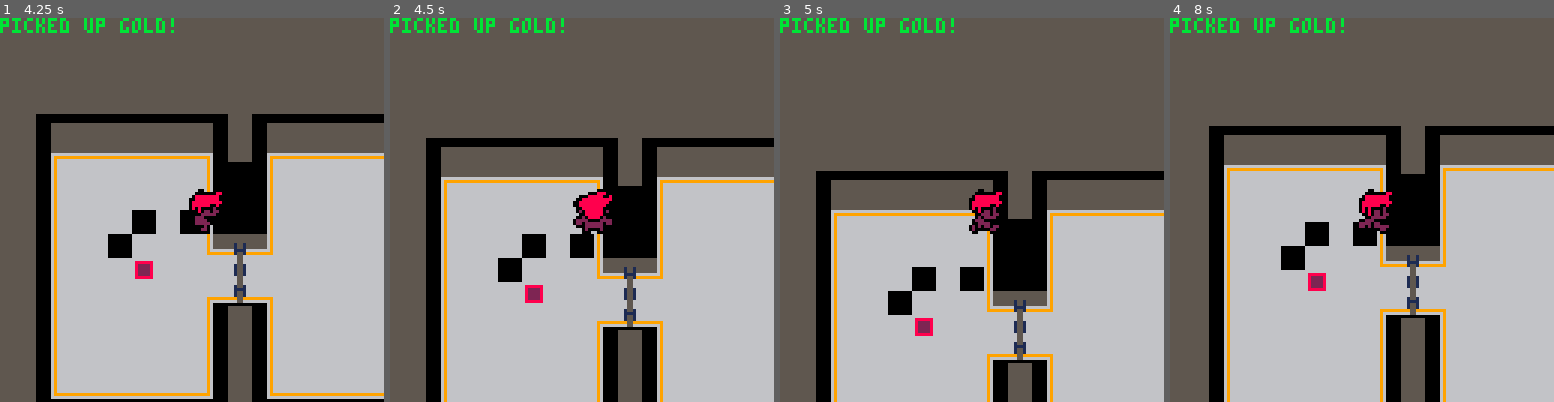
Above: before the commit, frames 1-4 (left to right).
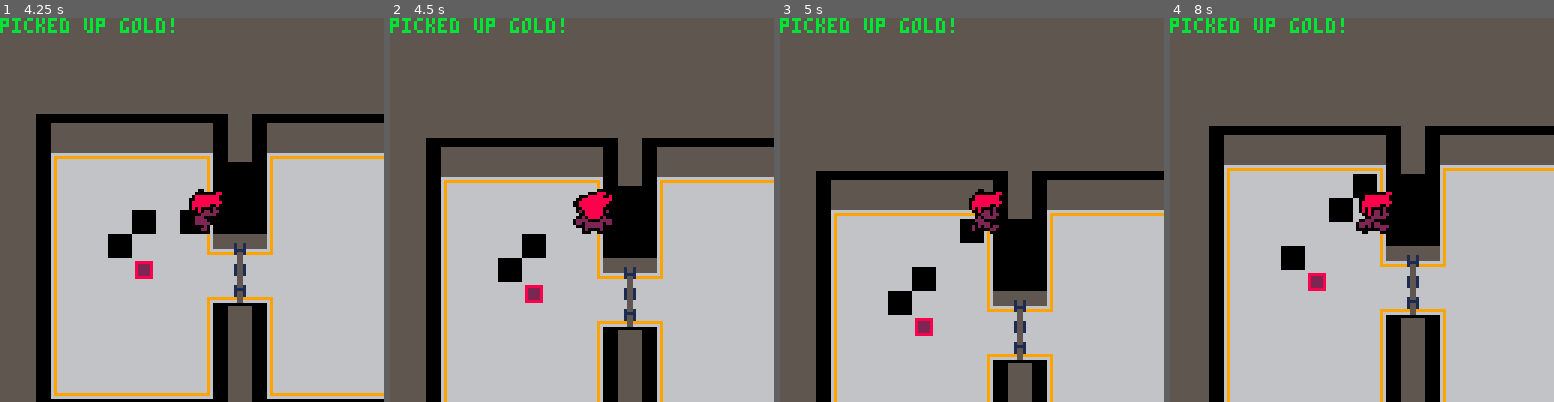
Above: after the commit, the same moments.

Repository: Kiyotoko/gamejam
Game: PICO-8 cartridge game.p8
Same seed, same stepped clock (60 frames per second), same inputs: the game is played once before the commit and once after it.
Inputs:
- Up to frame 1 (4.25 s): tap X (X key) at 0.33, 0.7, 1.43, 2.58, 3.1, 3.62, 4.13 s; tap O (Z key) at 1.07, 1.8, 2.43, 3.07, 3.7 s; hold Right 2.33-3.33 s; hold Right 3.38-4.22 s
- Up to frame 2 (4.5 s): hold Up from 4.27 s (still down); tap O (Z key) at 4.33 s
- Up to frame 3 (5 s): tap X (X key) at 4.65 s; release Up at 4.67 s; hold Right from 4.72 s (still down); tap O (Z key) at 4.97 s
- Up to frame 4 (8 s): tap X (X key) every 0.52 s from 5.17 to 7.75 s; tap O (Z key) every 0.63 s from 5.6 to 7.5 s; release Right at 5.72 s; hold Down 5.77-6.1 s; hold Left 6.15-6.98 s; hold Right from 7.03 s (still down)

Frame 1 is identical in both runs. In frame 2, 0.4% of the frame differs, in the area x 46-54%, y 56-63%; in frame 3, 0.7%; in frame 4, 1.4%, in the area x 35-54%, y 40-60%.

Commit message:
Items can check plates

Diff:
--- a/items.lua
+++ b/items.lua
@@ -10,7 +10,7 @@
 
 -- the max distance to pickup an item or to activate
 -- a chest.
-action_range = 16
+action_range = 24
 
 -- places a gold nugget at the defined (x,y) position
 function place_gold(x, y)
--- a/plates.lua
+++ b/plates.lua
@@ -20,29 +20,39 @@
 			(y+ancor.y) / 8,
 			sprite + plate_switch
 		)
-        if activaten_state[sprite] == nil then
-            activaten_state[sprite] = 1
+
+		local action = sprite - deactivated_plate_start
+        if activaten_state[action] == nil then
+            activaten_state[action] = 1
         else
-            activaten_state[sprite] = activaten_state[sprite] + 1
+            activaten_state[action] = activaten_state[action] + 1
         end
-		unlock_door(sprite - deactivated_plate_start)
+		if activaten_state[action] == 1 then
+			-- only unlock door if it was previously locked
+			-- if it was already unlocked, do nothing
+			unlock_door(sprite - deactivated_plate_start)
+		end
 	end
 end
 
 function uncheck_plate(x, y)
 	local sprite = get_sprite(x, y)
+	local px = (x+ancor.x) / 8
+	local py = (y+ancor.y) / 8
+
 	if sprite >= activated_plate_start
     and sprite <= activated_plate_end
-	and not item_in_pos(flr(x), flr(y)) then
+	and not item_in_pos(flr(px), flr(py)) then
 		mset(
-			(x+ancor.x) / 8,
-			(y+ancor.y) / 8,
+			px,
+			py,
 			sprite - plate_switch
 		)
-        local state = activaten_state[sprite - plate_switch] - 1
+		local action = sprite - activated_plate_start
+        local state = activaten_state[action] - 1
         if state == 0 then
-    		lock_door(sprite - plate_switch - deactivated_plate_start)
+    		lock_door(action)
         end
-        activaten_state[sprite - plate_switch] = state
+        activaten_state[action] = state
 	end
 end
